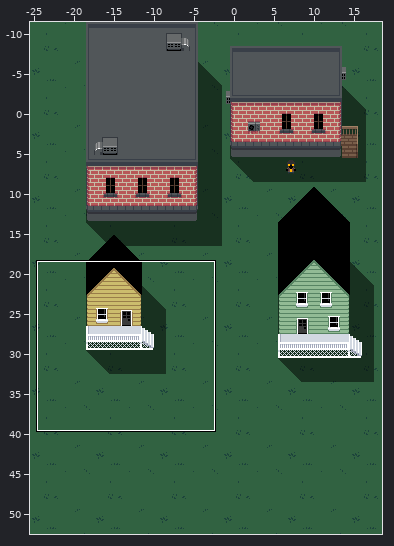
Two states of a Tiled map, assets/maps/start.tmx. The first picture is a wide view before the edit; the outline marks the close-up.
Close-up. First the earlier version:
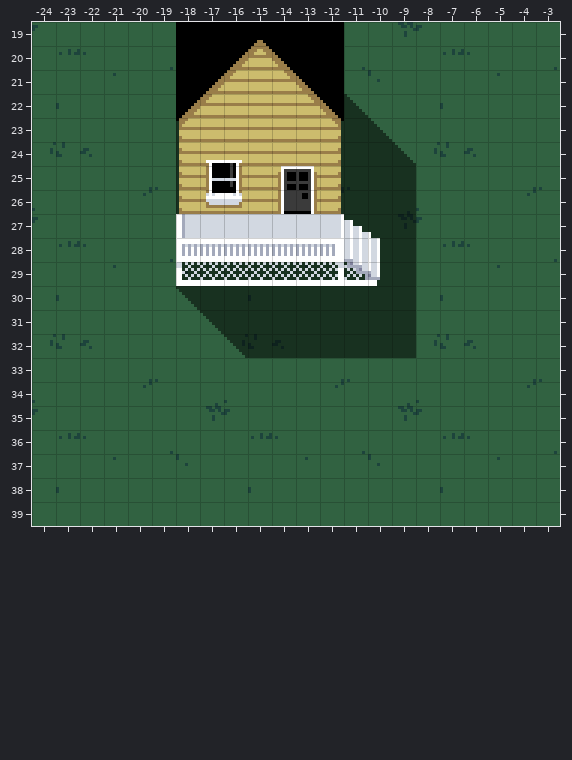
Cells are 8x8 px. Shown: x -24..-3, y 19..39. The commit also changed other parts of the map, which this record leaves out.
Now the later version:
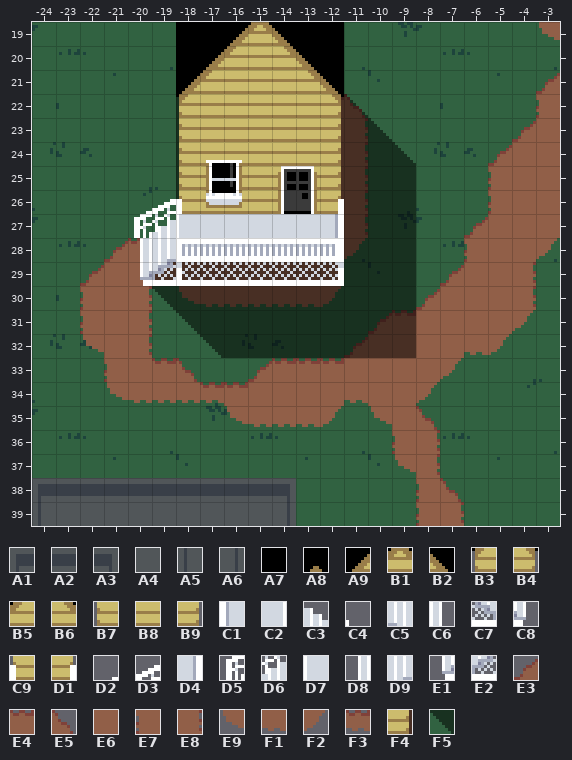
Key: from "brick": A1 0, A2 1, A3 2, A4 9, A5 14, A6 16, A7 127, A8 146, A9 159, B1 160, B2 161, B3 173, B4 175, B5 176, B6 177, B7 187, B8 188, B9 189, C1 210, C2 212, C3 213, C4 214, C5 227, C6 228, C7 241, C8 242, C9 343, D1 345, D2 369, D3 370, D4 371, D5 395, D6 396, D7 397, D8 421, D9 422, E1 447, E2 448; from "path": E3 0, E4 1, E5 2, E6 9, E7 11, E8 13, E9 22, F1 23, F2 24, F3 34; from "shadows": F4 4, F5 6.
__ is an empty cell.
Tiles replaced or removed in this view: A7, A8, A9, B1, B2, B3, B4, B5, B6, B7, B9, C1, C2, C3, C4, C5, C6, C7, C8, F5.
Tiles of an added or newly shown layer are drawn over the layers below it.
See-through tiles are keyed as they look on the map.
Diff:
Changed rows in their new state; .. is an unchanged cell.
Layer "Ground" (added):
first column x -22:
19 .. .. .. .. .. .. .. .. .. .. .. .. .. .. .. .. .. .. .. E9
21 .. .. .. .. .. .. .. .. .. .. .. .. .. .. .. .. .. .. .. E3
22 .. .. .. .. .. .. .. .. .. .. E3 E5 .. .. .. .. .. .. .. E7
23 .. .. .. .. .. .. .. .. .. .. E7 E8 .. .. .. .. .. .. E3 E6
24 .. .. .. .. .. .. .. .. .. .. E7 E8 .. .. .. .. .. E3 E6 E6
25 .. .. .. .. .. .. .. .. .. .. E7 E8 .. .. .. .. .. E7 E6 E6
26 .. .. .. .. .. .. .. .. .. .. E7 E8 .. .. .. .. .. E7 E6 E6
27 .. .. .. .. .. .. .. .. .. .. .. E8 .. .. .. .. E3 E6 E6 E6
28 .. E3 E4 .. .. .. .. .. .. .. .. F2 .. .. .. .. E7 E6 E6 F2
29 E3 E6 E6 F1 E6 E6 E6 E6 E6 E6 E8 .. .. .. .. E3 E6 E6 E8 ..
30 E7 E6 E8 .. E9 F1 F1 F1 F1 F1 F2 .. .. .. E3 E6 E6 E6 E8 ..
31 E7 E6 E8 .. .. .. .. .. .. .. .. .. E3 E4 E6 E6 E6 E6 F2 ..
32 E9 E6 E8 .. .. .. .. .. .. .. .. E3 E6 E6 E6 E6 F1 F2 .. ..
33 .. E7 E6 E4 E5 .. .. E3 E4 E4 E4 E6 E6 E6 E6 F2 .. .. .. ..
34 .. E9 F1 F1 F1 F3 E4 E6 E6 E6 E6 F1 E6 E6 F2 .. .. .. .. ..
35 .. .. .. .. .. .. E9 F1 F1 F1 F2 .. E9 E6 E5 .. .. .. .. ..
36 .. .. .. .. .. .. .. .. .. .. .. .. .. E7 E8 .. .. .. .. ..
37 .. .. .. .. .. .. .. .. .. .. .. .. .. E9 E8 .. .. .. .. ..
38 .. .. .. .. .. .. .. .. .. .. .. .. .. .. E7 E5 .. .. .. ..
39 .. .. .. .. .. .. .. .. .. .. .. .. .. .. E7 E8 .. .. .. ..
Layer "Shadows":
first column x -19:
29 F4 .. .. ..
30 F5 F4 .. ..
31 .. F5 F4 ..
32 .. .. F5 F4
Layer "Buildings":
first column x -20:
19 .. .. .. .. A9 B1 B2 .. .. .. ..
20 .. .. .. A9 B5 B8 B6 B2 .. .. ..
21 .. .. A9 B5 B8 .. B8 B6 B2 .. ..
22 .. .. B3 B8 .. .. .. B8 B4 .. ..
23 .. .. B7 .. .. .. .. .. B9 .. ..
26 D2 D3 C9 .. .. .. .. .. D1 .. ..
27 D5 D6 D7 .. .. .. .. .. D4 __ __
28 D8 D9 .. .. .. .. .. .. .. __ __
29 E1 E2 .. .. .. .. .. .. .. __ __
first column x -24:
38 A1 A2 A2 A2 A2 A2 A2 A2 A2 A2 A3
39 A5 A4 A4 A4 A4 A4 A4 A4 A4 A4 A6
Pixel boxes of the changes (left, top, right, bottom) in both close-ups:
changed: (32, 22, 560, 526)
